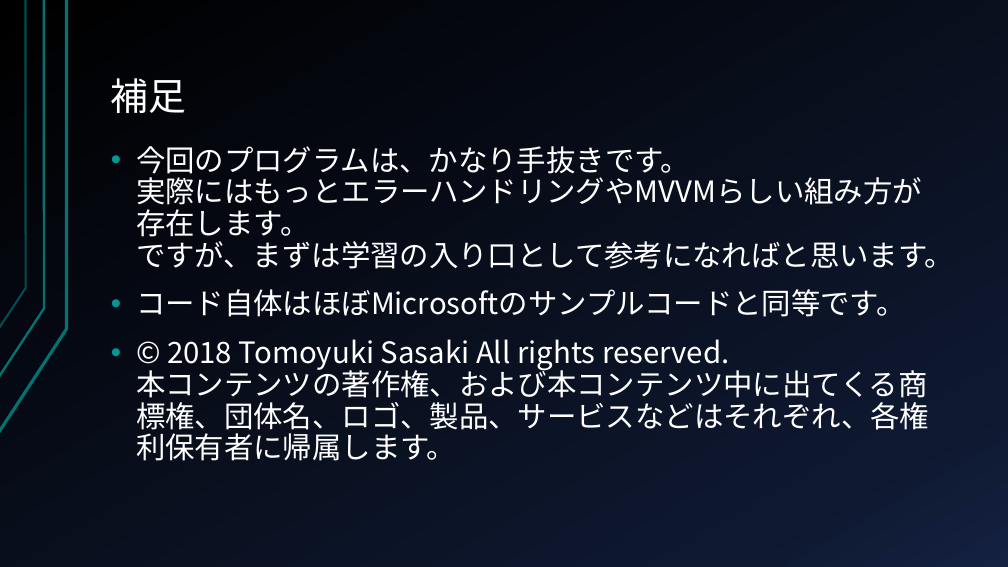
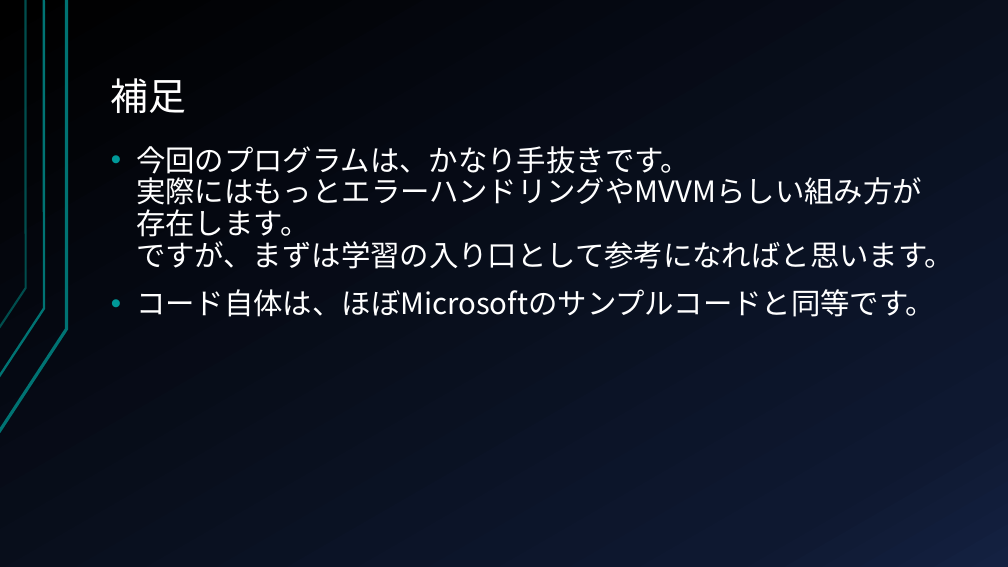
Before and after one commit to CryEarth/StorageUWPApps, a slide deck: slide 32 of チュートリアルなど.pptx. Drawn at 1008x567 pixels with LibreOffice and Linux fonts; fonts in the diff are those of the drawing. Boxes give left, top, right and bottom in pixels: in the first picture for what was removed or moved away, otherwise in the second. Text is boxed around its words. In the diff, an @@ line names an element or a change of style, - is before the commit and + after.

```diff
--- a/チュートリアルなど.pptx
+++ b/チュートリアルなど.pptx
@@ text at (136, 289, 935, 317): text changed @@
-• コード自体はほぼMicrosoftのサンプルコードと同等です。
-• © 2018 Tomoyuki Sasaki All rights reserved.
-  本コンテンツの著作権、および本コンテンツ中に出てくる商標権、団体名、ロゴ、製品、サービスなどはそれぞれ、各権利保有者に帰属します。
+• コード自体は、ほぼMicrosoftのサンプルコードと同等です。
```
Also in this commit, not shown: 8 other slides changed, 4 other files.
